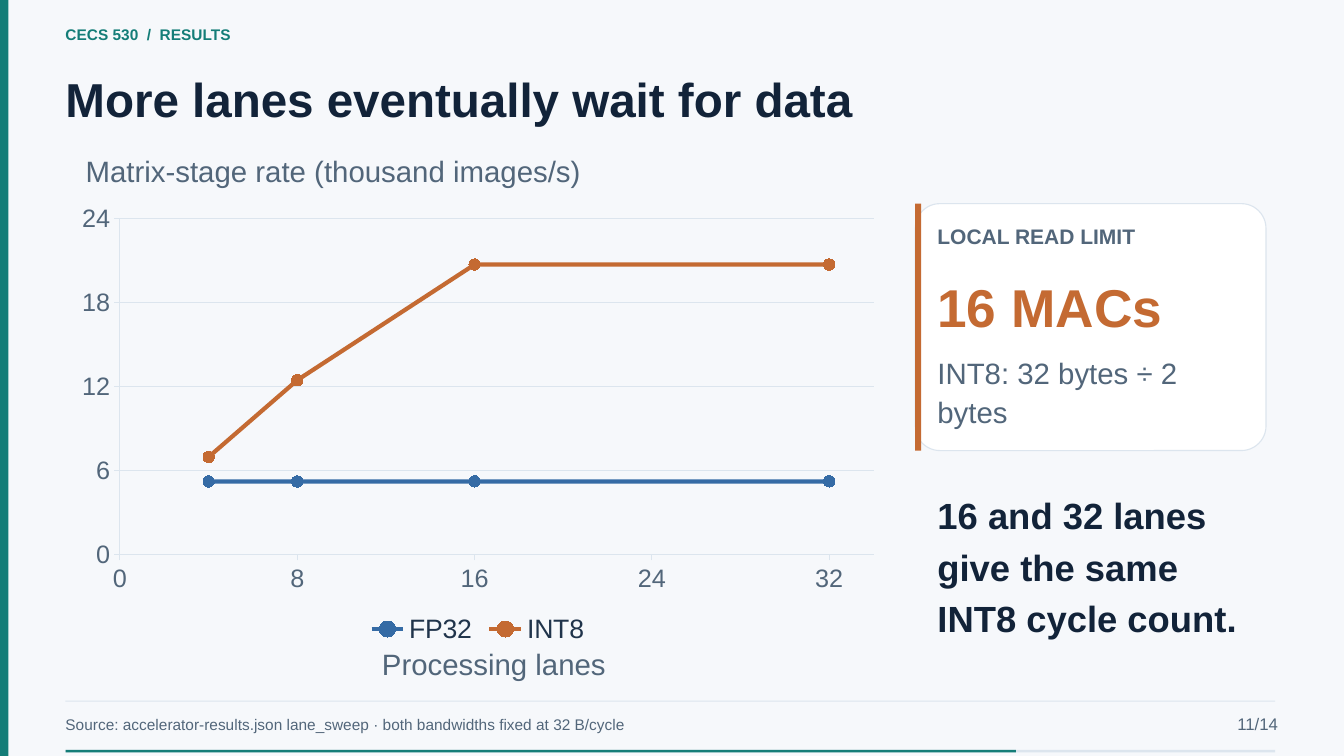
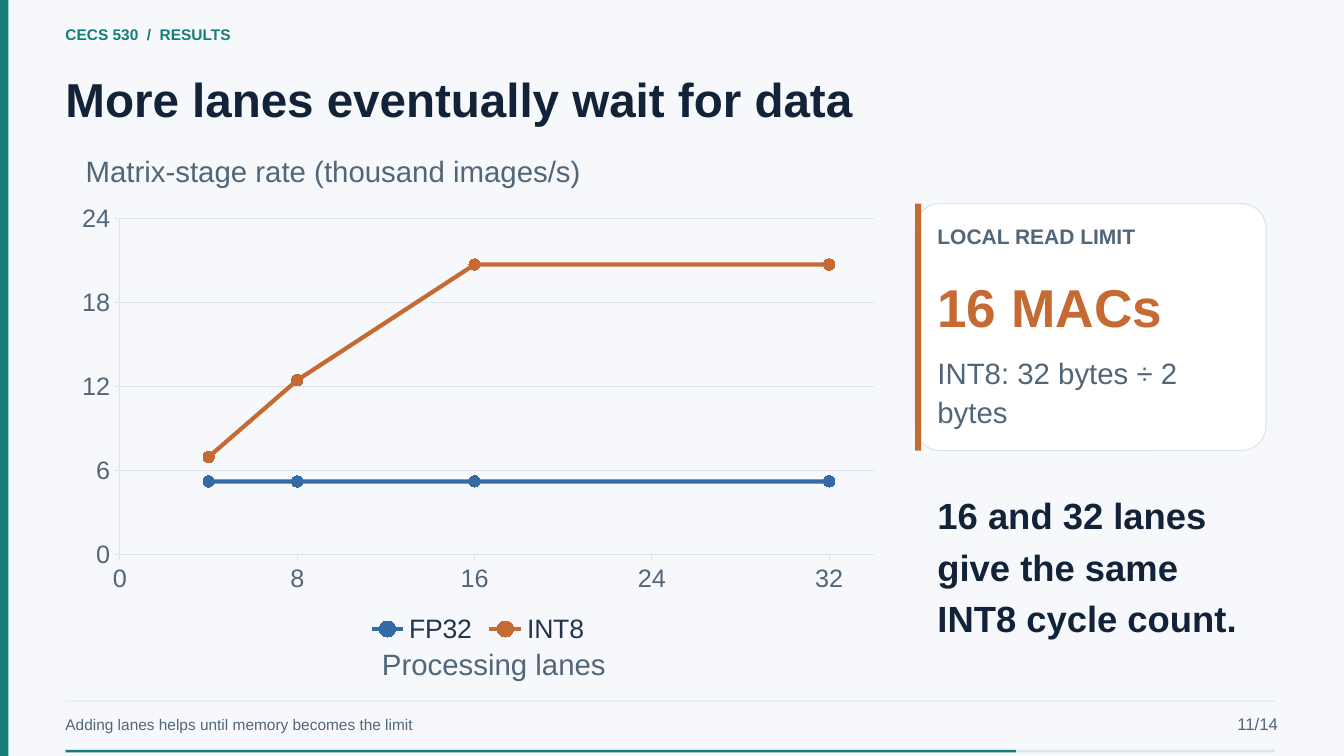
Before and after one commit to EnragedWaters/CECS-530-Quantized-Neural-Network-Accelerator, a slide deck: slide 11 of presentation/project-presentation.pptx. Drawn at 1344x756 pixels with LibreOffice and Linux fonts; fonts in the diff are those of the drawing. Boxes give left, top, right and bottom in pixels: in the first picture for what was removed or moved away, otherwise in the second. Text is boxed around its words. In the diff, an @@ line names an element or a change of style, - is before the commit and + after.

```diff
--- a/presentation/project-presentation.pptx
+++ b/presentation/project-presentation.pptx
@@ text at <box>65,719,412,733</box>: text changed @@
-Source: accelerator-results.json lane_sweep · both bandwidths fixed at 32 B/cycle
+Adding lanes helps until memory becomes the limit
```
Also in this commit, not shown: 17 other slides changed, 2 other files.
